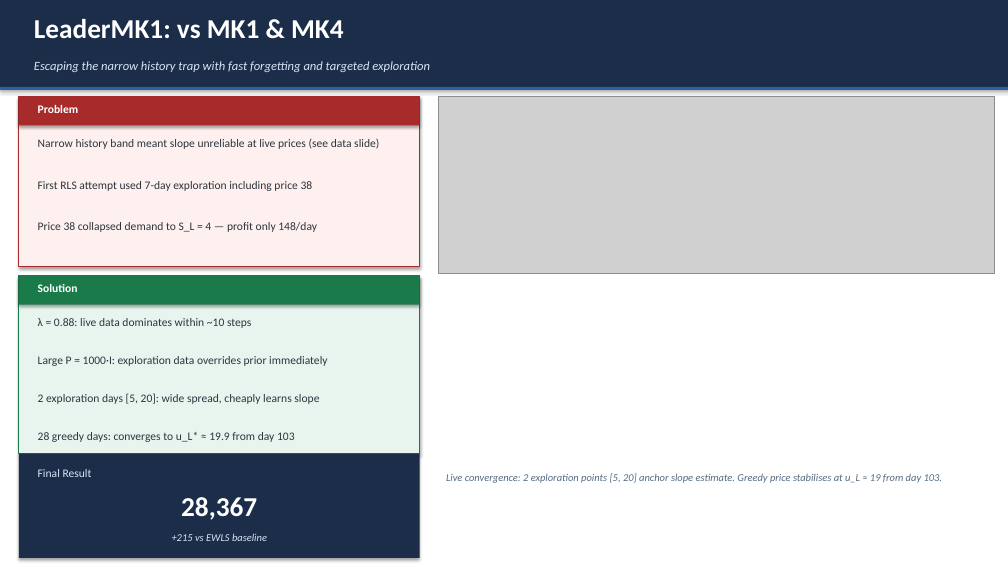
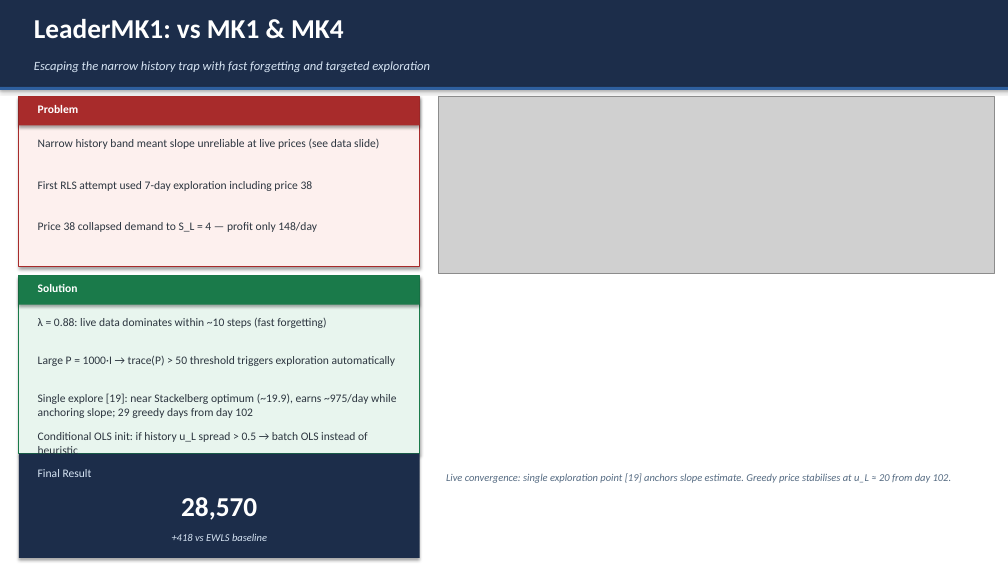
Before and after one commit to srojastunjano/CGT-Project, a slide deck: slide 7 of Group7_Presentation.pptx (slide 8 before the commit). Drawn at 1008x567 pixels with LibreOffice and Linux fonts; fonts in the diff are those of the drawing; grey boxes stand for pictures. Boxes give left, top, right and bottom in pixels: in the first picture for what was removed or moved away, otherwise in the second. Text is boxed around its words. In the diff, an @@ line names an element or a change of style, - is before the commit and + after.

```diff
--- a/Group7_Presentation.pptx
+++ b/Group7_Presentation.pptx
@@ text at bbox=[38, 318, 326, 328]: text changed @@
-λ = 0.88: live data dominates within ~10 steps
+λ = 0.88: live data dominates within ~10 steps (fast forgetting)
@@ text at bbox=[38, 356, 396, 366]: text changed @@
-Large P = 1000·I: exploration data overrides prior immediately
+Large P = 1000·I → trace(P) > 50 threshold triggers exploration automatically
@@ text at bbox=[38, 393, 396, 418]: text changed @@
-2 exploration days [5, 20]: wide spread, cheaply learns slope
+Single explore [19]: near Stackelberg optimum (~19.9), earns ~975/day while anchoring slope; 29 greedy days from day 102
@@ text at bbox=[38, 432, 368, 457]: text changed @@
-28 greedy days: converges to u_L* ≈ 19.9 from day 103
+Conditional OLS init: if history u_L spread > 0.5 → batch OLS instead of heuristic
@@ text at bbox=[446, 473, 952, 483]: text changed @@
-Live convergence: 2 exploration points [5, 20] anchor slope estimate. Greedy price stabilises at u_L ≈ 19 from day 103.
+Live convergence: single exploration point [19] anchors slope estimate. Greedy price stabilises at u_L ≈ 20 from day 102.
@@ text at bbox=[181, 497, 257, 520]: text changed @@
-28,367
+28,570
@@ text at bbox=[172, 533, 267, 541]: text changed @@
-+215 vs EWLS baseline
++418 vs EWLS baseline
```
Also in this commit, not shown: 8 other slides changed, 2 slides added, 4 slides removed, 2 other files.
